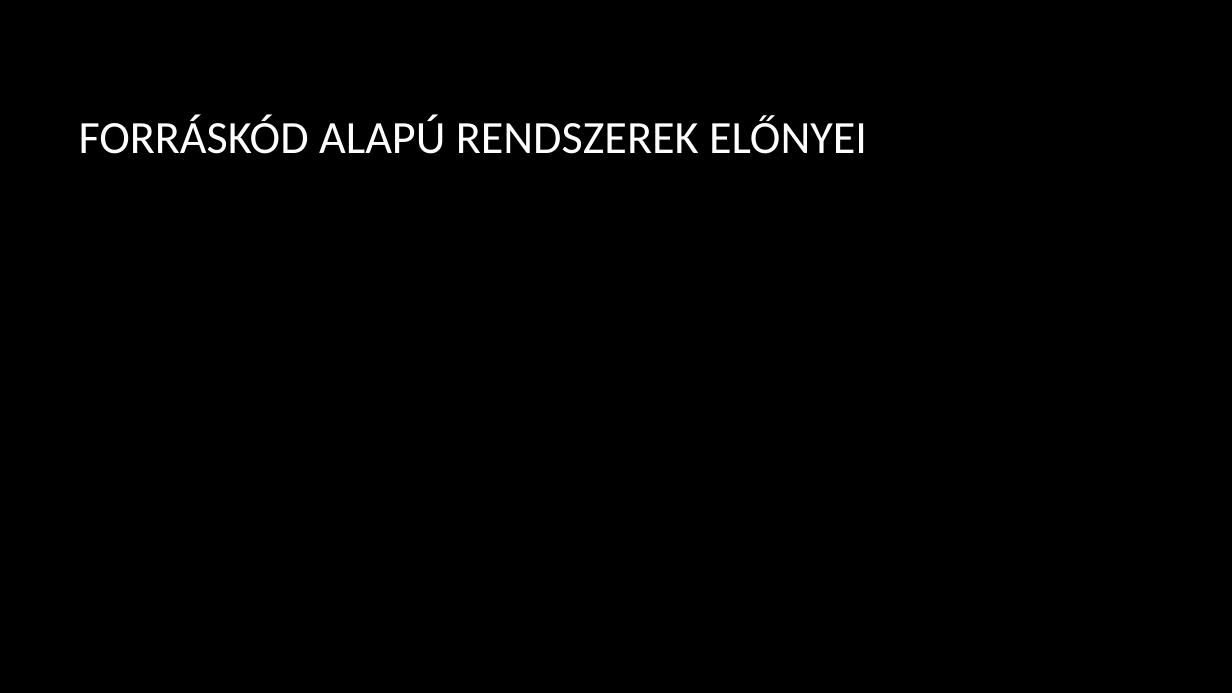
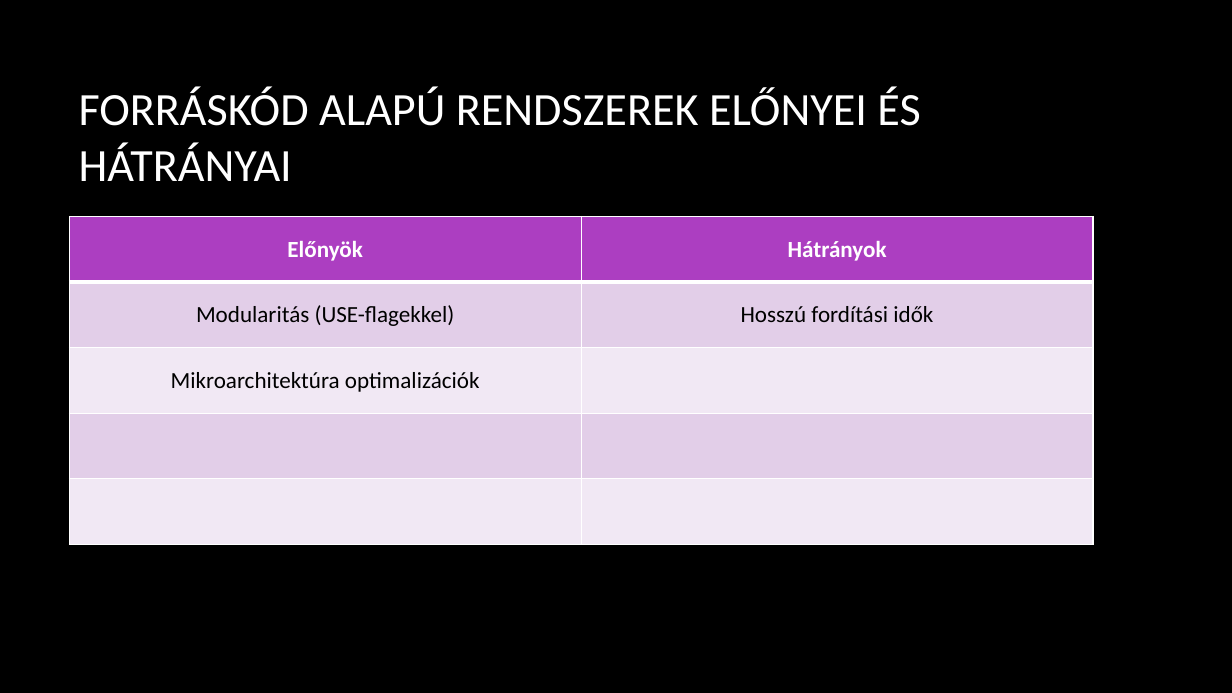
Before and after one commit to n-szilard/ikt-ppt, a slide deck: slide 4 of Gentoo_linux.pptx. Drawn at 1232x693 pixels with LibreOffice and Linux fonts; fonts in the diff are those of the drawing; background and template pictures are left out. Boxes give left, top, right and bottom in pixels: in the first picture for what was removed or moved away, otherwise in the second. Text is boxed around its words. In the diff, an @@ line names an element or a change of style, - is before the commit and + after.

```diff
--- a/Gentoo_linux.pptx
+++ b/Gentoo_linux.pptx
@@ title at <box>79,87,920,181</box>: text changed @@
-FORRÁSKÓD ALAPÚ RENDSZEREK ELŐNYEI
+FORRÁSKÓD ALAPÚ RENDSZEREK ELŐNYEI ÉS HÁTRÁNYAI
@@ table added at <box>69,216,1093,544</box>, 5 rows, 2 columns @@
+Előnyök | Hátrányok
+Modularitás (USE-flagekkel) | Hosszú fordítási idők
+Mikroarchitektúra optimalizációk | 
+ | 
+ | 
```
Also in this commit, not shown: 3 slides added, 4 slides removed.
